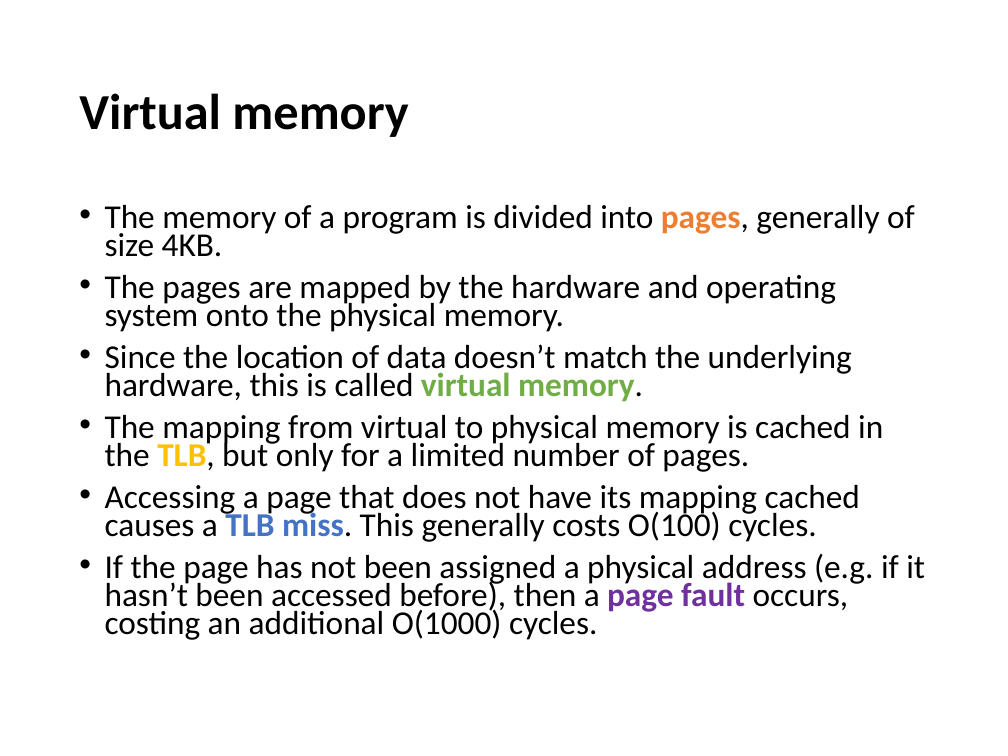
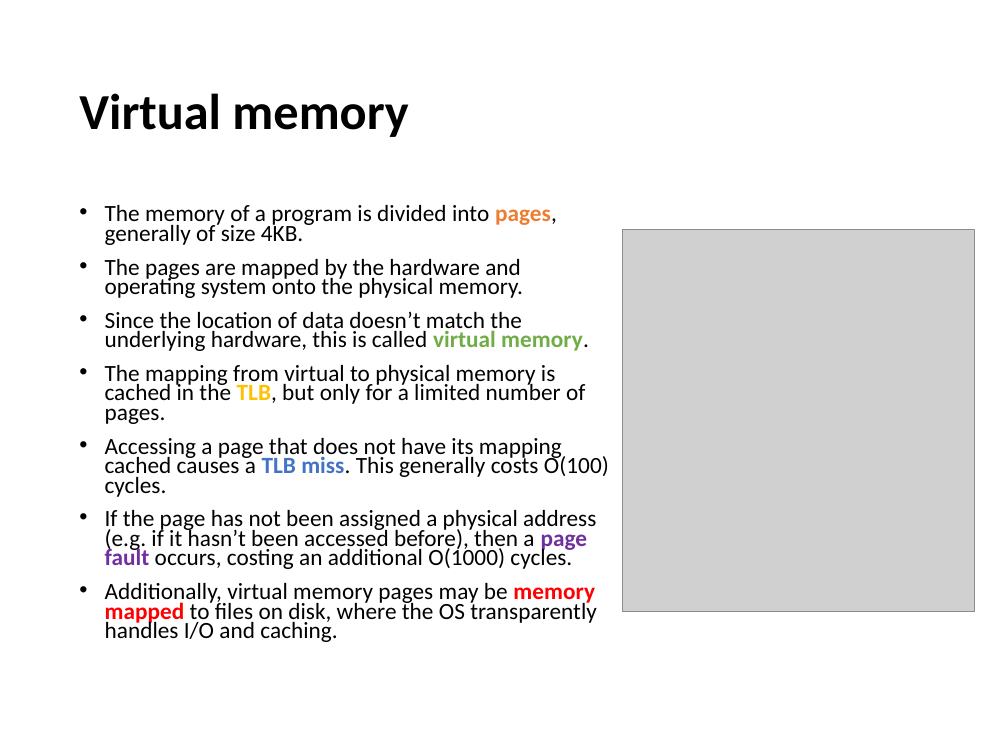
Before and after one commit to devinamatthews/molssi-sss-2017, a slide deck: slide 17 of lectures/architecture.pptx. Drawn at 1008x756 pixels with LibreOffice and Linux fonts; fonts in the diff are those of the drawing; grey boxes stand for pictures. Boxes give left, top, right and bottom in pixels: in the first picture for what was removed or moved away, otherwise in the second. Text is boxed around its words. In the diff, an @@ line names an element or a change of style, - is before the commit and + after.

```diff
--- a/lectures/architecture.pptx
+++ b/lectures/architecture.pptx
@@ text at box(105, 205, 609, 569): size 23.8 to 16.6 pt in "The memory of a program is divided ...", "The pages are mapped by the hardware ...", "Since the location of data doesn’t match ...", "The mapping from virtual to physical memory ..." and 2 more places @@
@@ picture added at box(623, 230, 976, 612) @@
@@ text at box(105, 583, 597, 642): paragraph added @@
+• Additionally, virtual memory pages may be memory mapped to files on disk, where the OS transparently handles I/O and caching.
```
Also in this commit, not shown: 9 other slides changed, 14 slides added, 5 other files.
